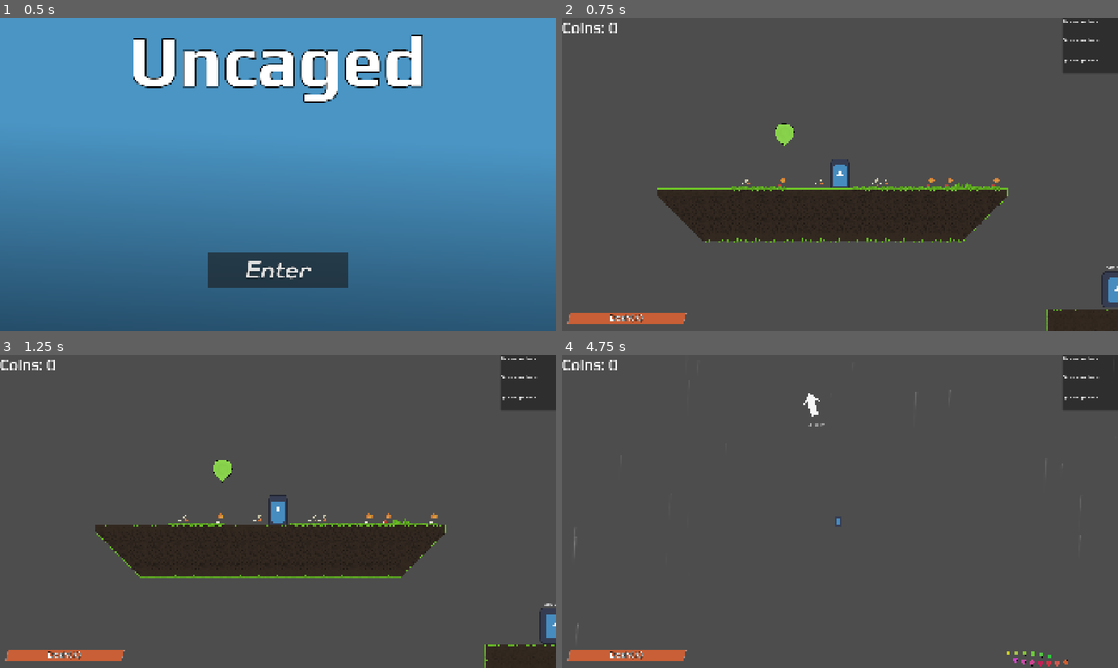
Above: before the commit, frames 1-4 (two rows, left to right).
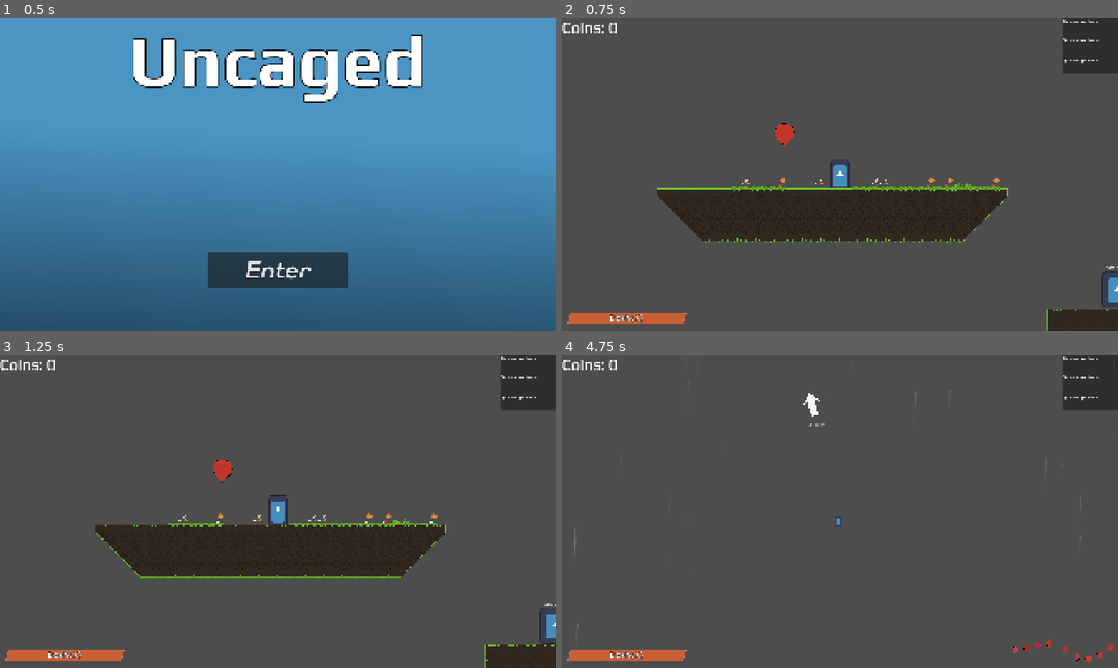
Above: after the commit, the same moments.

Repository: tjr5555/Uncaged
Game: Godot game, scene res://scenes/main_menu.tscn
The game is run twice, just before and just after one commit, with the same random seed, the same clock (stepped at 60 frames per second) and the same inputs. The engine's default icon, where the game draws it, is replaced by a stand-in: a white triangle on a blue panel in a dark square.
Inputs (mouse positions are in pixels of both pictures, inside the frame that each line leads up to):
- Up to frame 1 (0.5 s): no input
- Up to frame 2 (0.75 s): click "Enter" at 0.5 s
- Up to frame 3 (1.25 s): no input
- Up to frame 4 (4.75 s): tap Enter at 1.25 s; move the mouse to (962, 495) at 1.27 s; hold Right (ui_right) 1.28-2 s; tap E (Dash) at 1.35 s; click (962, 495) at 1.42 s; tap Space (ui_accept) at 1.52, 1.82, 4.52 s; drag from (728, 527) to (928, 580) at 2.02 s; move the mouse to (895, 442) at 2.77 s; hold Right (ui_right) 2.78-3.5 s; hold V (chat) 2.78-3.5 s; drag from (812, 574) to (673, 464) at 3.52 s; move the mouse to (1006, 558) at 4.27 s; hold Left (ui_left) from 4.28 s (still down); tap Alt at 4.35 s

Frame 1 is identical in both runs. In frame 2, 0.2% of the frame differs, in the area x 38-42%, y 34-41%; in frame 3, 0.2%; in frame 4, 0.3%, in the area x 80-100%, y 90-100%.

Commit message:
10/31 morning commit

Diff:
--- a/scripts/balloon.gd
+++ b/scripts/balloon.gd
@@ -12,14 +12,26 @@
 var current_regen_time := 0.0
 var is_popped := false
 
+var tier_index := -1
+var shine_material: Material
+
 func _ready() -> void:
 	anim.frame = 0
 	if not anim.animation_finished.is_connected(_on_animation_finished):
 		anim.animation_finished.connect(_on_animation_finished)
-	if tint.a > 0.0:
-		anim.self_modulate = tint
-	else:
-		anim.self_modulate = Color.from_hsv(randf(), randf_range(0.6, 0.9), randf_range(0.93, 1.0))
+
+	if tint.a <= 0.0:
+		var rng := RandomNumberGenerator.new()
+		rng.randomize()
+		tier_index = Global.pick_balloon_tier_index(rng.randf())
+		var tier: Dictionary = Global.BALLOON_TIERS[tier_index]
+		tint = Global.vary_balloon_color(tier["color"], rng)
+		coin_value = tier["value"]
+
+	anim.self_modulate = tint
+	if tier_index >= 0:
+		shine_material = Global.get_balloon_material(tier_index)
+		anim.material = shine_material
 	set_physics_process(false)
 
 func _physics_process(delta: float) -> void:
@@ -32,9 +44,10 @@
 		return
 	is_popped = true
 	current_regen_time = 0.0
+	anim.material = null
 	anim.play("pop")
-	collision.set_deferred("disabled", true)
-	set_physics_process(true)
+	collision.set_deferred("disabled", false)
+	set_physics_process(false)
 	popped.emit(respawn_time)
 
 func start_popped(remaining: float) -> void:
@@ -52,6 +65,7 @@
 	is_popped = false
 	anim.visible = true
 	anim.frame = 0
+	anim.material = shine_material
 	collision.set_deferred("disabled", false)
 	set_physics_process(false)
 
--- a/scripts/global.gd
+++ b/scripts/global.gd
@@ -12,3 +12,54 @@
 var dash_target: int
 
 var base_coin_mult = 1.0
+
+const BALLOON_SHADER = preload("res://shaders/balloon_shader.gdshader")
+
+const BALLOON_TIERS = [
+	{"color": Color(0.92, 0.22, 0.22), "value": 10, "weight": 45.0, "shimmer": 0.0, "sparkle": 0.0, "shine": Color(1.0, 1.0, 1.0)},
+	{"color": Color(0.25, 0.5, 0.95), "value": 20, "weight": 28.0, "shimmer": 0.0, "sparkle": 0.0, "shine": Color(1.0, 1.0, 1.0)},
+	{"color": Color(0.3, 0.8, 0.35), "value": 35, "weight": 15.0, "shimmer": 0.25, "sparkle": 0.0, "shine": Color(0.9, 1.0, 0.9)},
+	{"color": Color(0.62, 0.32, 0.9), "value": 60, "weight": 9.0, "shimmer": 0.55, "sparkle": 0.4, "shine": Color(0.95, 0.85, 1.0)},
+	{"color": Color(1.0, 0.8, 0.2), "value": 100, "weight": 3.0, "shimmer": 1.0, "sparkle": 1.0, "shine": Color(1.0, 0.95, 0.7)},
+]
+
+var _balloon_materials: Dictionary = {}
+
+func pick_balloon_tier_index(roll: float) -> int:
+	var total := 0.0
+	for tier in BALLOON_TIERS:
+		total += tier["weight"]
+	var target := roll * total
+	for i in BALLOON_TIERS.size():
+		target -= BALLOON_TIERS[i]["weight"]
+		if target <= 0.0:
+			return i
+	return BALLOON_TIERS.size() - 1
+
+func pick_balloon_tier(roll: float) -> Dictionary:
+	return BALLOON_TIERS[pick_balloon_tier_index(roll)]
+
+func get_balloon_material(tier_index: int) -> ShaderMaterial:
+	var tier: Dictionary = BALLOON_TIERS[tier_index]
+	if float(tier["shimmer"]) <= 0.0 and float(tier["sparkle"]) <= 0.0:
+		return null
+	if not _balloon_materials.has(tier_index):
+		var mat := ShaderMaterial.new()
+		mat.shader = BALLOON_SHADER
+		mat.set_shader_parameter("shimmer_strength", tier["shimmer"])
+		mat.set_shader_parameter("sparkle_strength", tier["sparkle"])
+		mat.set_shader_parameter("shiner_color", tier["shine"])
+		_balloon_materials[tier_index] = mat
+	return _balloon_materials[tier_index]
+
+# Max variation in balloon hue, saturation, and darkness
+const BALLOON_HUE_JITTER = 0.02
+const BALLOON_SAT_JITTER = 0.06
+const BALLOON_DARKEN = 0.1
+
+
+func vary_balloon_color(base: Color, rng: RandomNumberGenerator) -> Color:
+	var h := fposmod(base.h + rng.randf_range(-BALLOON_HUE_JITTER, BALLOON_HUE_JITTER), 1.0)
+	var s := clampf(base.s + rng.randf_range(-BALLOON_SAT_JITTER, BALLOON_SAT_JITTER), 0.0, 1.0)
+	var v := clampf(base.v + rng.randf_range(-BALLOON_DARKEN, 0.03), 0.0, 1.0)
+	return Color.from_hsv(h, s, v)
--- a/scripts/main.gd
+++ b/scripts/main.gd
@@ -41,7 +41,7 @@
 @export var max_line_bend := 120.0
 @export_range(0.0, 1.0) var sky_line_chance := 0.35
 @export var max_sky_lines := 2
-@export var hue_step := 0.035
+@export var balloon_scale := 1.35
 
 @export_group("")
 @export var debug_prints := false     # log spawns/unloads to Output
@@ -227,6 +227,8 @@
 	node.scale = entry["scale"]
 	if is_balloon:
 		node.set("tint", entry["tint"])
+		node.set("coin_value", entry["value"])
+		node.set("tier_index", entry["tier"])
 
 	var target_alpha := node.modulate.a
 	if fade_in_time > 0.0:
@@ -301,9 +303,9 @@
 		if not _line_fits(points, island_rects, chunk_rect, placed):
 			continue
 
-		var base_hue := rng.randf()
+		var tier_index := Global.pick_balloon_tier_index(rng.randf())
+		var tier: Dictionary = Global.BALLOON_TIERS[tier_index]
 		for i in points.size():
-			var hue := fposmod(base_hue + hue_step * i, 1.0)
 			placed.append(points[i])
 			spawn_queue.append({
 				"coord": coord,
@@ -312,8 +314,10 @@
 				"id": Vector3i(coord.x, coord.y, index),
 				"scene": balloon_scene,
 				"pos": points[i],
-				"scale": Vector2.ONE,
-				"tint": Color.from_hsv(hue, rng.randf_range(0.6, 0.85), rng.randf_range(0.93, 1.0)),
+				"scale": Vector2.ONE * balloon_scale,
+				"tint": Global.vary_balloon_color(tier["color"], rng),
+				"value": tier["value"],
+				"tier": tier_index,
 			})
 			index += 1
 		return index
@@ -339,14 +343,15 @@
 func _line_points(anchor: Vector2, dir: Vector2, count: int, bend: float) -> Array[Vector2]:
 	var points: Array[Vector2] = []
 	var normal := dir.orthogonal()
+	var spacing := balloon_spacing * balloon_scale
 	for i in count:
 		var t := 0.5 if count == 1 else float(i) / float(count - 1)
-		var along := (t - 0.5) * balloon_spacing * float(count - 1)
+		var along := (t - 0.5) * spacing * float(count - 1)
 		points.append(anchor + dir * along + normal * sin(t * PI) * bend)
 	return points
 
 func _line_fits(points: Array[Vector2], island_rects: Array[Rect2], chunk_rect: Rect2, placed: Array[Vector2]) -> bool:
-	var min_gap := balloon_spacing * 0.8
+	var min_gap := balloon_spacing * balloon_scale * 0.8
 	for p in points:
 		if not chunk_rect.has_point(p) or p.length() < safe_radius:
 			return false
--- /dev/null
+++ b/shaders/balloon_shader.gdshader
@@ -0,0 +1,46 @@
+shader_type canvas_item;
+
+uniform float shimmer_strength : hint_range(0.0, 1.0) = 0.0;
+uniform float sparkle_strength : hint_range(0.0, 1.0) = 0.0;
+uniform vec4 shine_color : source_color = vec4(1.0);
+uniform float sweep_interval = 2.6;
+uniform float sweep_width = 10.0;
+uniform float sparkle_density = 0.08;
+uniform float pulse_strength = 0.12;
+
+varying vec2 local_pos;
+varying float phase;
+
+float hash(vec2 p) {
+	return fract(sin(dot(p, vec2(127.1, 311.7))) * 43758.5453);
+}
+
+void vertex() {
+	local_pos = VERTEX;
+	vec2 origin = (MODEL_MATRIX * vec4(0.0, 0.0, 0.0, 1.0)).xy;
+	phase = hash(floor(origin));
+}
+
+void fragment() {
+	vec4 base = COLOR;
+
+	float cycle = fract(TIME / sweep_interval + phase);
+	float center = mix(-90.0, 140.0, cycle);
+	float diagonal = local_pos.x + local_pos.y;
+	float band = 1.0 - smoothstep(0.0, sweep_width, abs(diagonal - center));
+
+	float pulse = 1.0 + sin(TIME * 2.5 + phase * 6.283) * pulse_strength * shimmer_strength;
+
+	vec2 cell = floor(local_pos / 5.0);
+	float r1 = hash(cell + phase * 100.0);
+	float r2 = hash(cell * 1.37 + 4.1 + phase);
+	vec2 f = fract(local_pos / 5.0) - 0.5;
+	float shape = smoothstep(0.5, 0.0, length(f));
+	float twinkle = pow(max(0.0, sin(TIME * (2.0 + r1 * 3.0) + r1 * 6.283)), 24.0);
+	float sparkle = twinkle * shape * step(1.0 - sparkle_density, r2);
+
+	vec3 col = base.rgb * pulse;
+	col += shine_color.rgb * band * shimmer_strength * 0.55;
+	col += shine_color.rgb * sparkle * sparkle_strength;
+	COLOR = vec4(col, base.a);
+}
Not shown, added: shaders/balloon_shader.gdshader.uid
